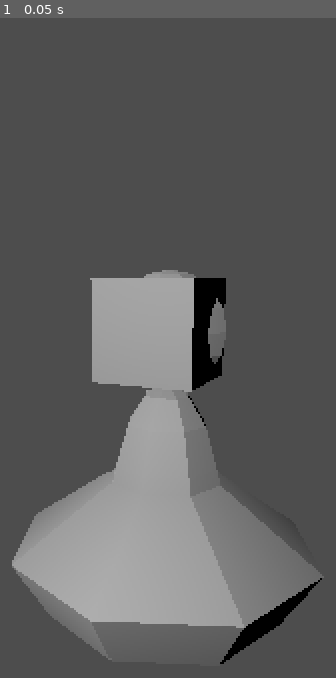
Above: before the commit, frame 1.
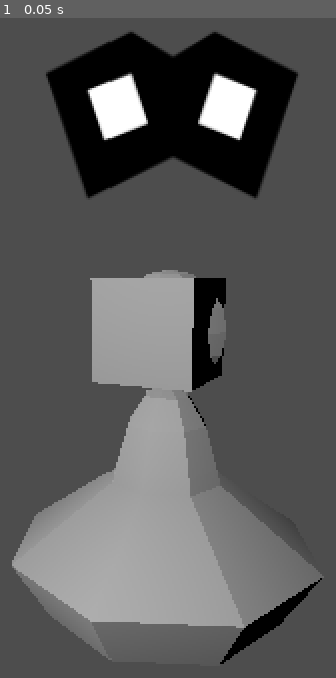
Above: after the commit, the same moment.

Repository: ladybunne/GGJ-2026
Game: Godot game, scene res://KaraStuff/TestScene.tscn
Same seed, same stepped clock (60 frames per second), same inputs: the game is played once before the commit and once after it. This scene is started directly instead of the project's main scene.
Inputs:
- Up to frame 1 (0.05 s): no input

The runs differ from the first frame. In frame 1, 13% of the frame differs, in the area x 13-89%, y 2-28%.

Commit message:
Add billboarding mask SVG

Diff:
--- a/KaraStuff/Dancer.tscn
+++ b/KaraStuff/Dancer.tscn
@@ -5,6 +5,7 @@
 [ext_resource type="Resource" uid="uid://bjq5kjt4emxpy" path="res://KaraStuff/DefaultMaskData.tres" id="2_kgkpx"]
 [ext_resource type="PackedScene" uid="uid://4qxpglrm71ec" path="res://Prefab_Suit.tscn" id="3_rir6l"]
 [ext_resource type="PackedScene" uid="uid://bc8eqeivoavv0" path="res://KaraStuff/Mask.tscn" id="4_rir6l"]
+[ext_resource type="Texture2D" uid="uid://n24j8y78cnra" path="res://KaraStuff/mask-billboard.svg" id="6_xnt0f"]
 
 [node name="Dancer" type="Node3D" unique_id=1651563437 groups=["Dancers"]]
 script = ExtResource("1_fq7e7")
@@ -16,3 +17,8 @@
 
 [node name="Mask" parent="." unique_id=527544622 instance=ExtResource("4_rir6l")]
 transform = Transform3D(1, 0, 0, 0, 1, 0, 0, 0, 1, 0, 1.45, 0.10559523)
+
+[node name="MaskSprite" type="Sprite3D" parent="." unique_id=1222287649]
+transform = Transform3D(1, 0, 0, 0, 1, 0, 0, 0, 1, 0, 2.4650457, 0)
+billboard = 1
+texture = ExtResource("6_xnt0f")
--- a/KaraStuff/MaskManager.gd
+++ b/KaraStuff/MaskManager.gd
@@ -22,8 +22,6 @@
 	for i in range(0, dancers.size()):
 		dancers[i].mask_data = permutations[i]
 
-
-
 	#print("%s permutations generated." % permutations.size())
 	#print("Printing all permutations.")
 	#for permutation in permutations:
--- /dev/null
+++ b/KaraStuff/mask-billboard.svg
@@ -0,0 +1,120 @@
+<?xml version="1.0" encoding="UTF-8" standalone="no"?>
+<!-- Created with Inkscape (http://www.inkscape.org/) -->
+
+<svg
+   width="200"
+   height="200"
+   viewBox="0 0 52.916665 52.916666"
+   version="1.1"
+   id="svg1"
+   inkscape:version="1.4.3 (0d15f75, 2025-12-25)"
+   sodipodi:docname="mask-billboard.svg"
+   xmlns:inkscape="http://www.inkscape.org/namespaces/inkscape"
+   xmlns:sodipodi="http://sodipodi.sourceforge.net/DTD/sodipodi-0.dtd"
+   xmlns="http://www.w3.org/2000/svg"
+   xmlns:svg="http://www.w3.org/2000/svg">
+  <sodipodi:namedview
+     id="namedview1"
+     pagecolor="#ffffff"
+     bordercolor="#000000"
+     borderopacity="0.25"
+     inkscape:showpageshadow="2"
+     inkscape:pageopacity="0.0"
+     inkscape:pagecheckerboard="0"
+     inkscape:deskcolor="#d1d1d1"
+     inkscape:document-units="px"
+     showgrid="true"
+     inkscape:zoom="1.2365039"
+     inkscape:cx="310.553"
+     inkscape:cy="143.95425"
+     inkscape:window-width="1371"
+     inkscape:window-height="938"
+     inkscape:window-x="62"
+     inkscape:window-y="-6"
+     inkscape:window-maximized="1"
+     inkscape:current-layer="layer1">
+    <inkscape:grid
+       id="grid1"
+       units="px"
+       originx="0"
+       originy="0"
+       spacingx="1.0583333"
+       spacingy="1.0583333"
+       empcolor="#0099e5"
+       empopacity="0.30196078"
+       color="#0099e5"
+       opacity="0.14901961"
+       empspacing="5"
+       enabled="true"
+       visible="true" />
+  </sodipodi:namedview>
+  <defs
+     id="defs1">
+    <inkscape:path-effect
+       effect="mirror_symmetry"
+       start_point="26.458333,0"
+       end_point="26.458333,52.916666"
+       center_point="26.458333,26.458333"
+       id="path-effect3"
+       is_visible="true"
+       lpeversion="1.2"
+       lpesatellites=""
+       mode="vertical"
+       discard_orig_path="false"
+       fuse_paths="false"
+       oposite_fuse="false"
+       split_items="false"
+       split_open="false"
+       link_styles="false" />
+    <inkscape:path-effect
+       effect="mirror_symmetry"
+       start_point="100,0"
+       end_point="100,200"
+       center_point="100,100"
+       id="path-effect2"
+       is_visible="true"
+       lpeversion="1.2"
+       lpesatellites=""
+       mode="free"
+       discard_orig_path="false"
+       fuse_paths="false"
+       oposite_fuse="false"
+       split_items="false"
+       split_open="false"
+       link_styles="false" />
+    <inkscape:path-effect
+       effect="mirror_symmetry"
+       start_point="26.458333,15.874999"
+       end_point="26.458333,37.041665"
+       center_point="26.458333,26.458332"
+       id="path-effect1"
+       is_visible="true"
+       lpeversion="1.2"
+       lpesatellites=""
+       mode="free"
+       discard_orig_path="false"
+       fuse_paths="false"
+       oposite_fuse="false"
+       split_items="false"
+       split_open="false"
+       link_styles="false" />
+  </defs>
+  <g
+     inkscape:label="Layer 1"
+     inkscape:groupmode="layer"
+     id="layer1">
+    <path
+       style="fill:#000000;stroke-width:0.264583"
+       d="M 26.458333,31.749999 15.875,37.041665 10.583333,21.166666 l 10.583333,-5.291667 5.291667,3.175 z m 0,0 10.583333,5.291666 L 42.333333,21.166666 31.75,15.874999 l -5.291667,3.175 z"
+       id="path1"
+       sodipodi:nodetypes="cccccc"
+       inkscape:path-effect="#path-effect1"
+       inkscape:original-d="M 26.458333,31.749999 15.875,37.041665 10.583333,21.166666 l 10.583333,-5.291667 5.291667,3.175 z" />
+    <path
+       style="fill:#ffffff;fill-opacity:1;stroke-width:0.264583"
+       d="m 21.166666,21.166666 -5.291666,2.116666 2.116666,6.350001 5.291667,-2.116667 z m 10.583334,0 5.291666,2.116666 -2.116666,6.350001 -5.291667,-2.116667 z"
+       id="path2"
+       inkscape:path-effect="#path-effect3"
+       inkscape:original-d="m 21.166666,21.166666 -5.291666,2.116666 2.116666,6.350001 5.291667,-2.116667 z" />
+  </g>
+</svg>
Not shown, added: KaraStuff/mask-billboard.svg.import
